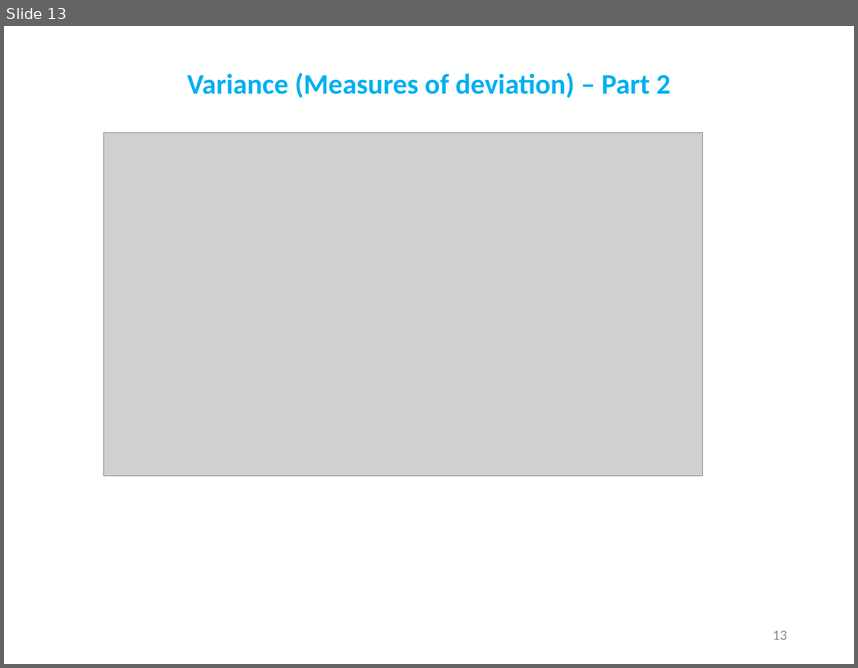
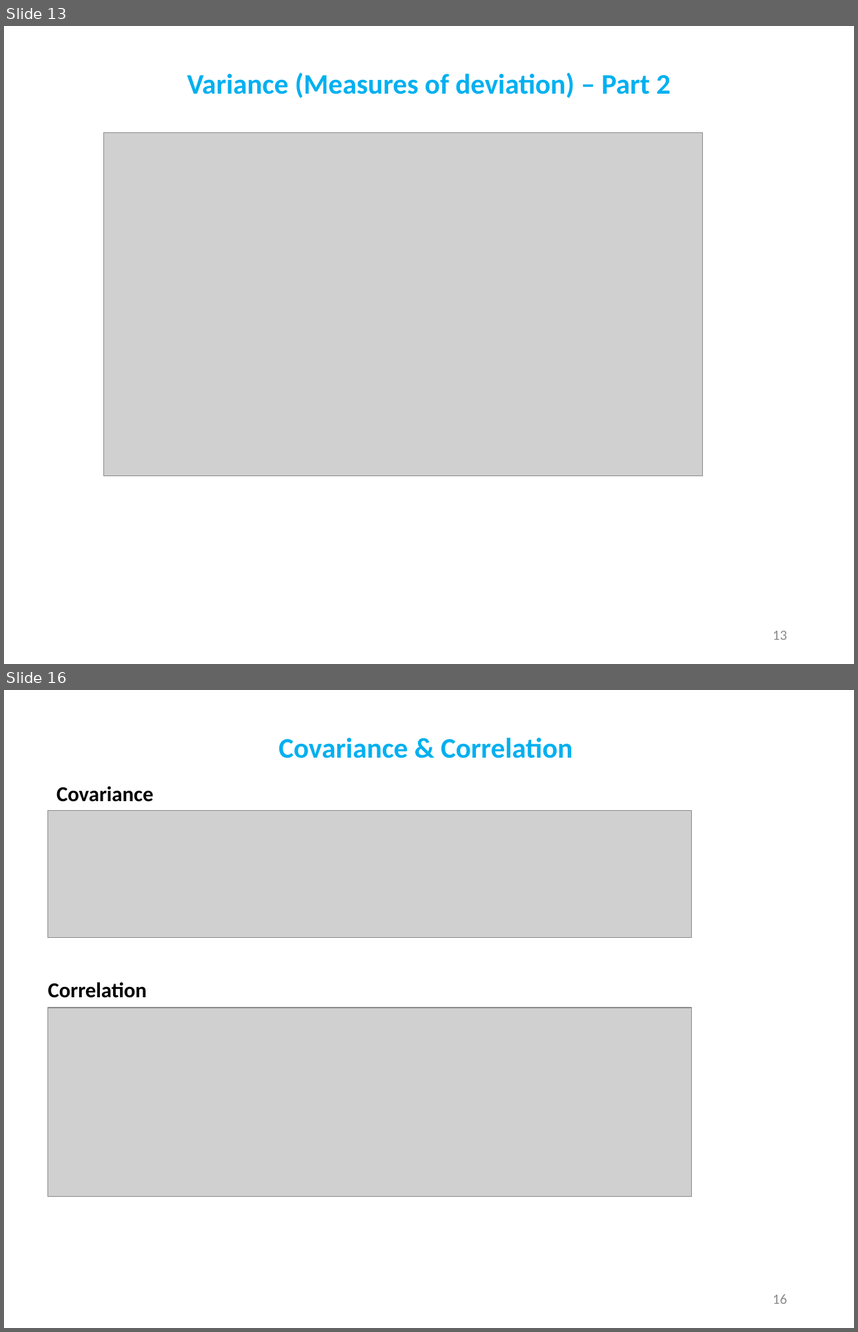
Before and after one commit to demydd/Exploratory-Analysis-, a slide deck: Exploratory_Analysis.pptx. Shown one above the other, each under a label of ours: slide 13 before the commit, slides 13 and 16 after it; the slides between them are not shown. The pictures are 858x668 and 858x1332 pixels, drawn with LibreOffice and Linux fonts; fonts in the diff are those of the drawing; grey boxes stand for pictures. Boxes give left, top, right and bottom in pixels: in the first picture for what was removed or moved away, otherwise in the second. Text is boxed around its words. In the diff, an @@ line names an element or a change of style, - is before the commit and + after.

Commit message:
Covariance and correlation are added.

```diff
--- a/Exploratory_Analysis.pptx
+++ b/Exploratory_Analysis.pptx
@@ slide 16 added at box(4, 690, 854, 1328), background #FFFFFF @@
@@ title added at box(279, 738, 573, 758), 24 pt, text #00B0F0, bold @@
+Covariance & Correlation
@@ text added at box(56, 786, 154, 802), 18 pt, text #000000, bold @@
+Covariance
@@ picture added at box(48, 810, 692, 938) @@
@@ text added at box(48, 982, 147, 998), 18 pt, text #000000, bold @@
+Correlation
@@ picture added at box(48, 1007, 692, 1196) @@
@@ page number added at box(773, 1294, 787, 1303), 12 pt, text #8C8C8C @@
+16
```
Also in this commit, not shown: 2 other slides added, 2 other files.
